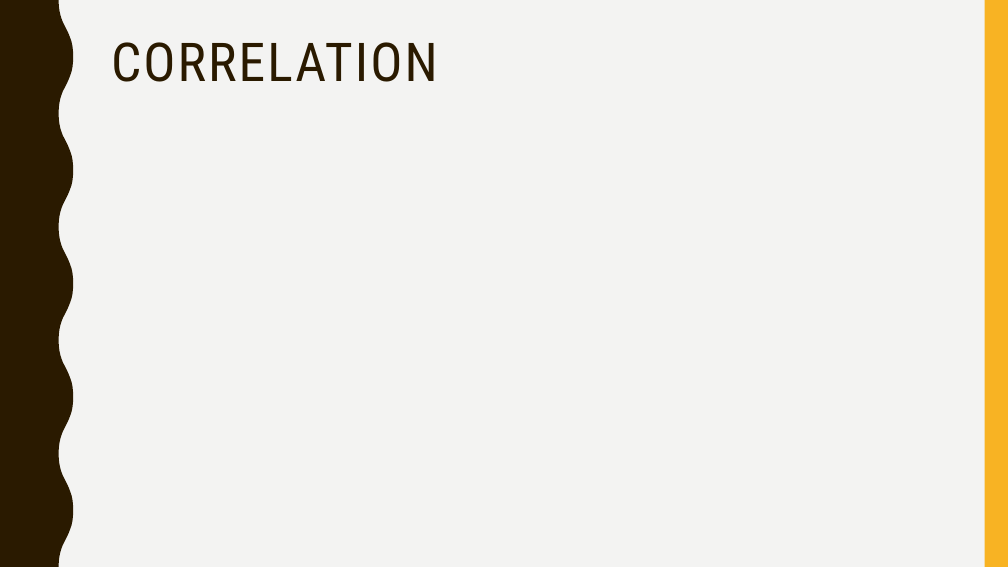
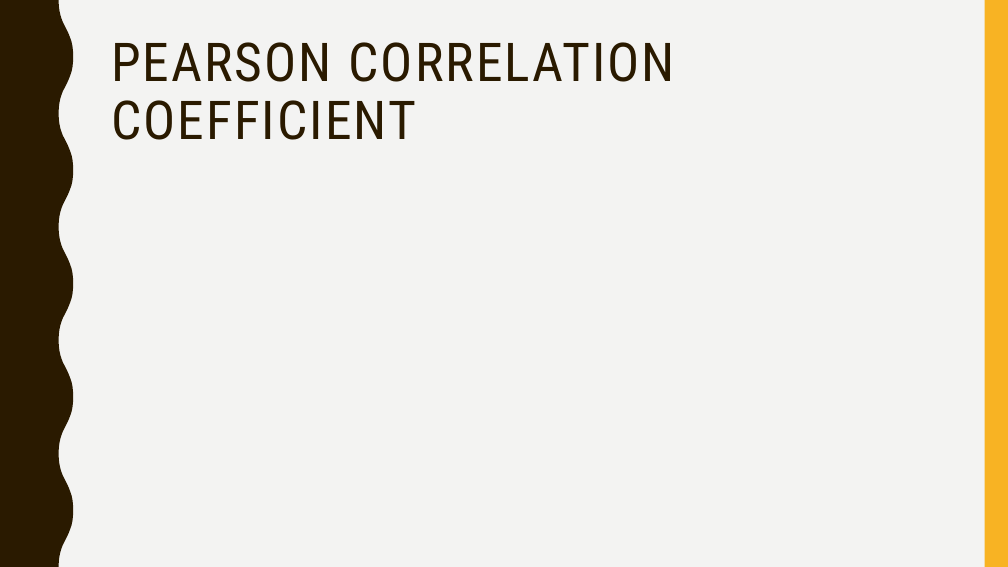
Before and after one commit to skgadi/Courses, a slide deck: slide 24 of 2021/statistics-for-business/session-2.pptx (slide 22 before the commit). Drawn at 1008x567 pixels with LibreOffice and Linux fonts; fonts in the diff are those of the drawing; grey boxes stand for pictures. Boxes give left, top, right and bottom in pixels: in the first picture for what was removed or moved away, otherwise in the second. Text is boxed around its words. In the diff, an @@ line names an element or a change of style, - is before the commit and + after.

```diff
--- a/2021/statistics-for-business/session-2.pptx
+++ b/2021/statistics-for-business/session-2.pptx
@@ title at (111,42,675,140): text changed @@
-CORRELATION
+PEARSON CORRELATION COEFFICIENT
```
Also in this commit, not shown: 4 other slides changed, 3 slides added, 8 other files.
